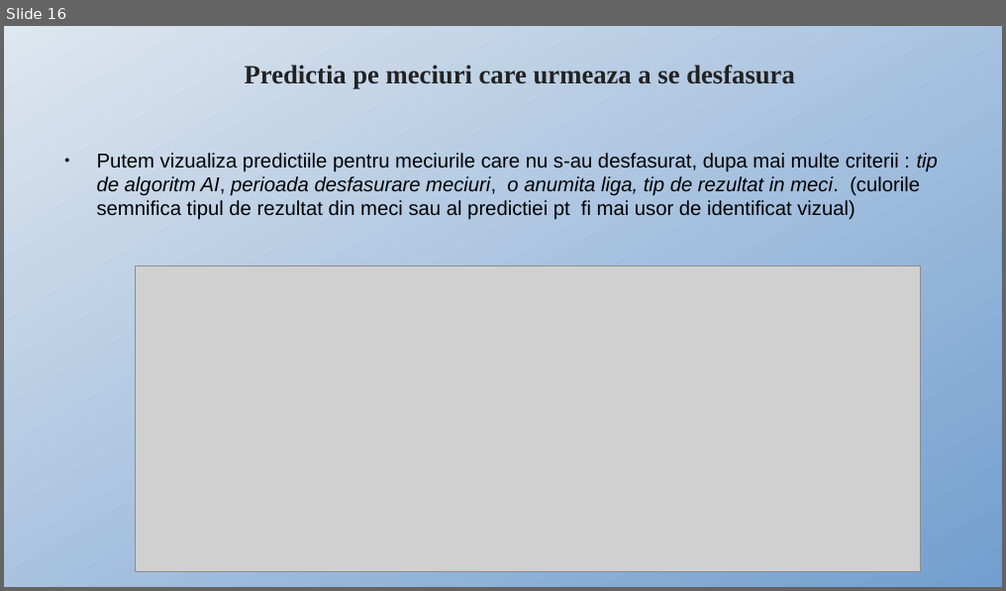
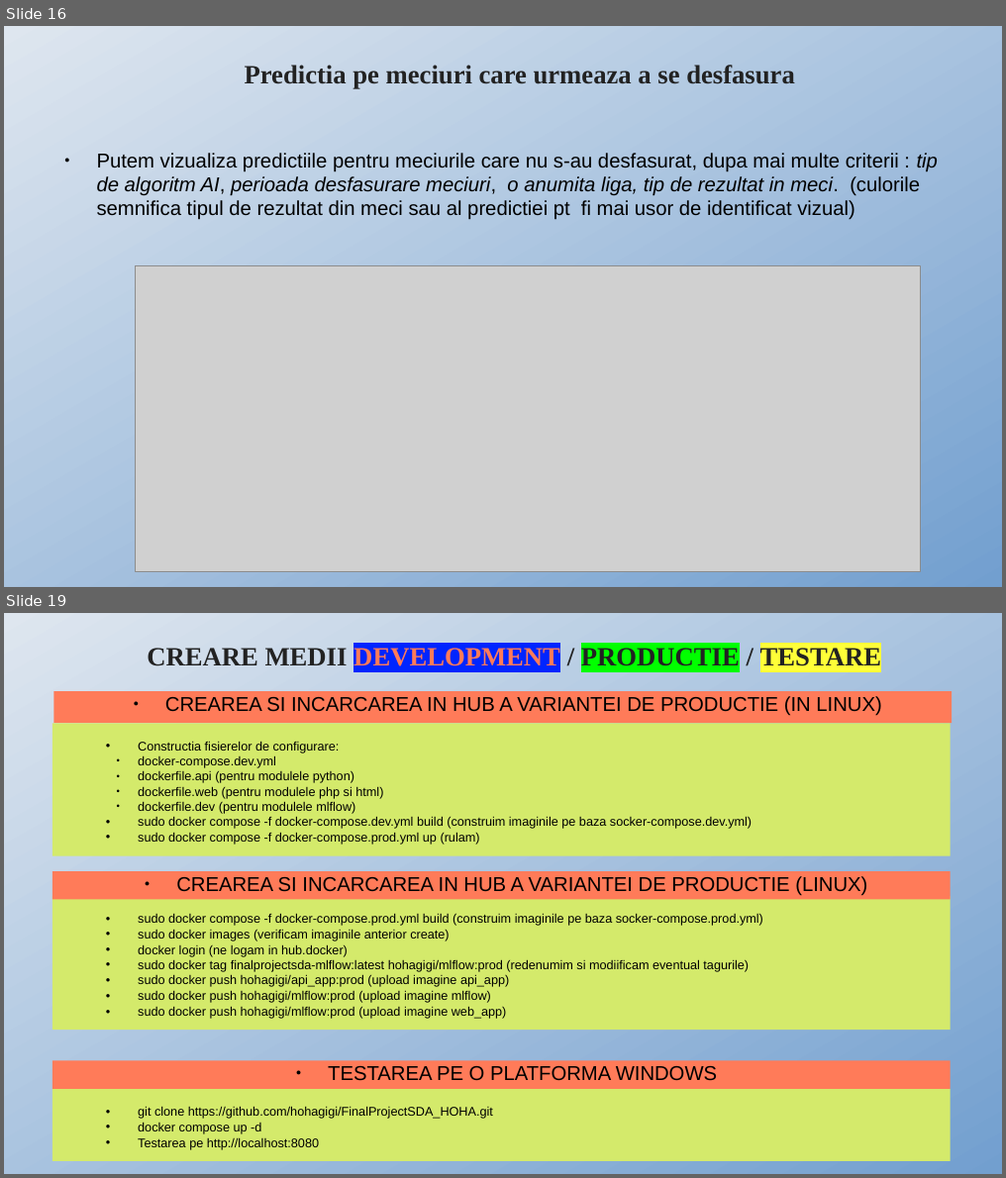
Before and after one commit to hohagigi/FinalProjectSDA_HOHA, a slide deck: prezentare proiect SDA HOHA.pptx. Shown one above the other, each under a label of ours: slide 16 before the commit, slides 16 and 19 after it; the slides between them are not shown. The pictures are 1006x591 and 1006x1178 pixels, drawn with LibreOffice and Linux fonts; fonts in the diff are those of the drawing; grey boxes stand for pictures. Boxes give left, top, right and bottom in pixels: in the first picture for what was removed or moved away, otherwise in the second. Text is boxed around its words. In the diff, an @@ line names an element or a change of style, - is before the commit and + after.

Commit message:
update docker slide

```diff
--- a/prezentare proiect SDA HOHA.pptx
+++ b/prezentare proiect SDA HOHA.pptx
@@ slide 19 added at <box>4,613,1002,1174</box>, background gradient #DEE6EF to #729FCF @@
@@ title added at <box>147,648,881,666</box>, 21 pt, text #222222, bold @@
+CREARE MEDII DEVELOPMENT / PRODUCTIE / TESTARE
@@ rectangle added at <box>54,691,952,723</box>, fill #FF7B59, 16 pt, text #000000 @@
+● CREAREA SI INCARCAREA IN HUB A VARIANTEI DE PRODUCTIE (IN LINUX)
@@ rectangle added at <box>52,724,950,857</box>, fill #D4EA6B, 10 pt, text #000000 @@
+• Constructia fisierelor de configurare:
+  • docker-compose.dev.yml
+  • dockerfile.api (pentru modulele python)
+  • dockerfile.web (pentru modulele php si html)
+  • dockerfile.dev (pentru modulele mlflow)
+• sudo docker compose -f docker-compose.dev.yml build (construim imaginile pe baza socker-compose.dev.yml)
+• sudo docker compose -f docker-compose.prod.yml up (rulam)
@@ rectangle added at <box>52,872,950,900</box>, fill #FF7B59, 16 pt, text #000000 @@
+● CREAREA SI INCARCAREA IN HUB A VARIANTEI DE PRODUCTIE (LINUX)
@@ rectangle added at <box>52,896,950,1031</box>, fill #D4EA6B, 10 pt, text #000000 @@
+• sudo docker compose -f docker-compose.prod.yml build (construim imaginile pe baza socker-compose.prod.yml)
+• sudo docker images (verificam imaginile anterior create)
+• docker login (ne logam in hub.docker)
+• sudo docker tag finalprojectsda-mlflow:latest hohagigi/mlflow:prod (redenumim si modiificam eventual tagurile)
+• sudo docker push hohagigi/api_app:prod (upload imagine api_app)
+• sudo docker push hohagigi/mlflow:prod (upload imagine mlflow)
+• sudo docker push hohagigi/mlflow:prod (upload imagine web_app)
@@ rectangle added at <box>52,1061,950,1089</box>, fill #FF7B59, 16 pt, text #000000 @@
+● TESTAREA PE O PLATFORMA WINDOWS
@@ rectangle added at <box>52,1089,950,1161</box>, fill #D4EA6B, 10 pt, text #000000 @@
+• git clone https://github.com/hohagigi/FinalProjectSDA_HOHA.git
+• docker compose up -d
+• Testarea pe http://localhost:8080
```
Also in this commit, not shown: 1 slide changed, 3 other files.
